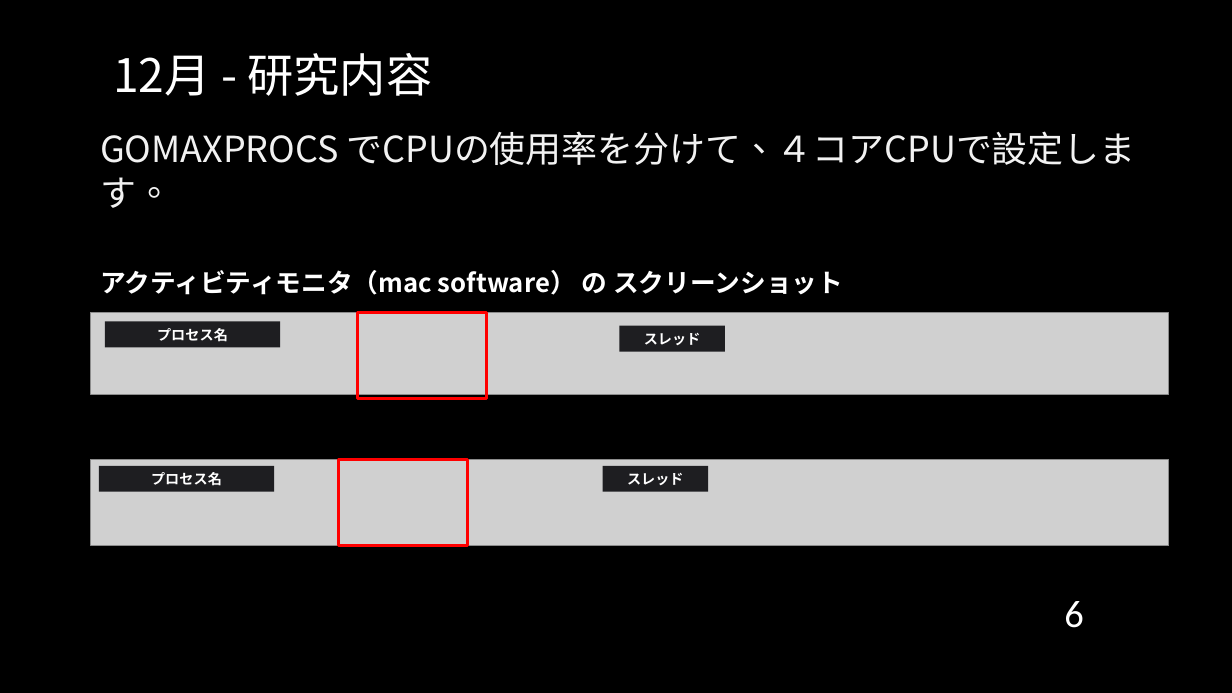
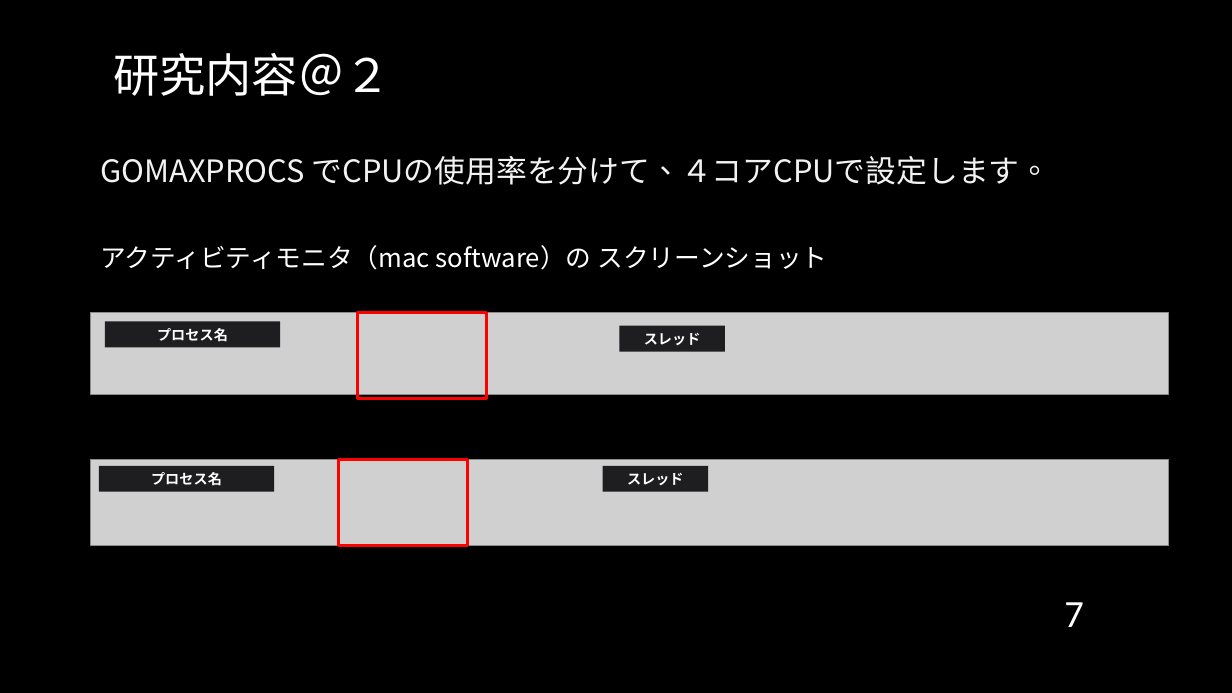
Before and after one commit to cyrusmanosa/Ecc-Year-3, a slide deck: slide 7 of Y3-Sem2/ITゼミ演習II/2025年度_01月報告会_Sk3a04_文家俊.pptx (slide 6 before the commit). Drawn at 1232x693 pixels with LibreOffice and Linux fonts; fonts in the diff are those of the drawing; grey boxes stand for pictures; background and template pictures are left out. Boxes give left, top, right and bottom in pixels: in the first picture for what was removed or moved away, otherwise in the second. Text is boxed around its words. In the diff, an @@ line names an element or a change of style, - is before the commit and + after.

```diff
--- a/Y3-Sem2/ITゼミ演習II/2025年度_01月報告会_Sk3a04_文家俊.pptx
+++ b/Y3-Sem2/ITゼミ演習II/2025年度_01月報告会_Sk3a04_文家俊.pptx
@@ title at <box>113,53,390,96</box>: text changed @@
-12月 - 研究内容
+研究内容＠２
@@ text at <box>100,156,1051,185</box>: size 28 to 24 pt in "GOMAXPROCS でCPUの使用率を分けて、４コアCPUで設定します。" @@
@@ text at <box>100,245,827,270</box>: text changed; bold off @@
-アクティビティモニタ（mac software） の スクリーンショット
+アクティビティモニタ（mac software）の スクリーンショット
@@ page number at <box>1064,602,1083,627</box>: text changed @@
-6
+7
```
Also in this commit, not shown: 6 other slides changed, 5 slides added, 32 other files.
